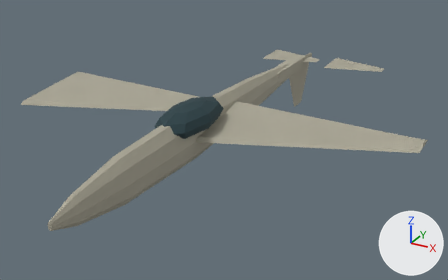
Two versions of the glTF model game/assets/units/mig23.glb, one commit apart.
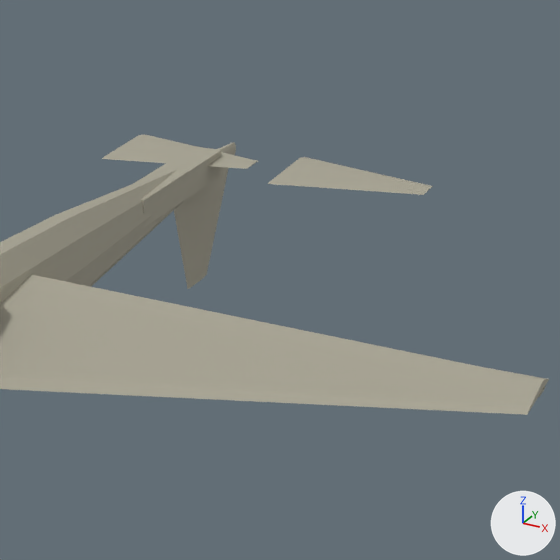
Old and new are each drawn whole from a 50 mm camera at (9.69, -17.43, 9.44) aimed at (0.18, -0.13, 0.79) and again close up on the part from 50% to 96% of the width and 0% to 74% of the height. Every picture has the same lights, and +X, +Y and +Z are marked at lower right. The last two pictures show the newer version. Where no turn or scale is listed for an object, it has been applied to the vertices.

Objects in the first close-up: 'Elevator_L', 'Elevator_R', 'Fuselage', 'Rudder', 'TailBoom', 'Wing_R'.
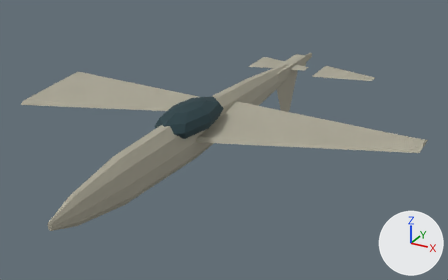
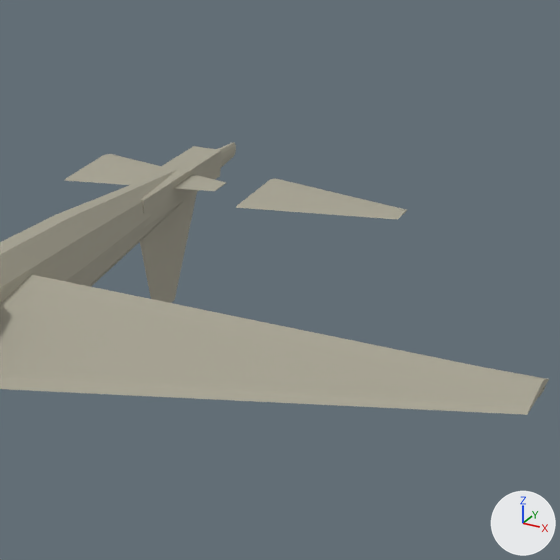
The change, as JSON lines over the scene's bpy script:
```json
{"op": "set", "path": "ob_elevator_l.location", "old": "(-1.4, 7.01, 1.87)", "new": "(-1.4, 5.68, 1.87)"}
{"op": "set", "path": "ob_elevator_r.location", "old": "(1.4, 7.01, 1.87)", "new": "(1.4, 5.68, 1.87)"}
{"op": "set", "path": "ob_rudder.location", "old": "(0.0, 7.01, 1.78)", "new": "(0.0, 5.68, 1.78)"}
```

Changed parts and their boxes (x1, y1, x2, y2) in the close-ups (560 x 560 px):
```json
{"object": "Elevator_R", "change": "moved", "before": [268, 157, 433, 195], "after": [235, 178, 407, 220]}
{"object": "Rudder", "change": "moved", "before": [174, 167, 229, 289], "after": [140, 192, 197, 303]}
{"object": "Elevator_L", "change": "moved", "before": [102, 134, 258, 169], "after": [65, 154, 227, 191]}
```
